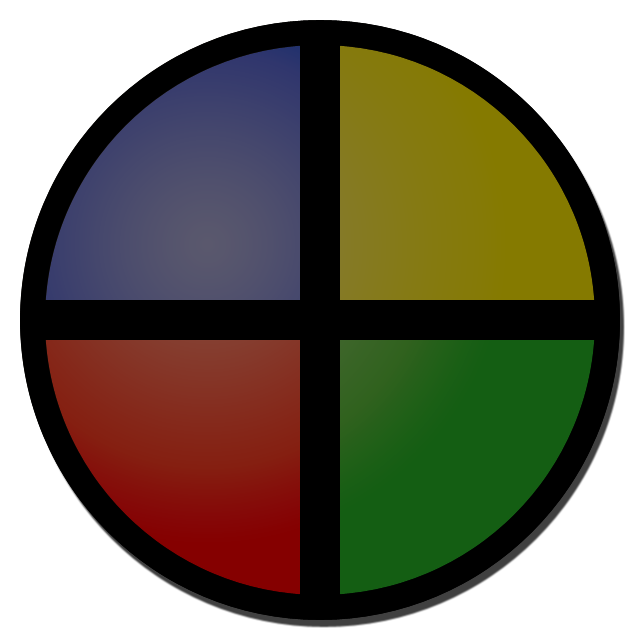
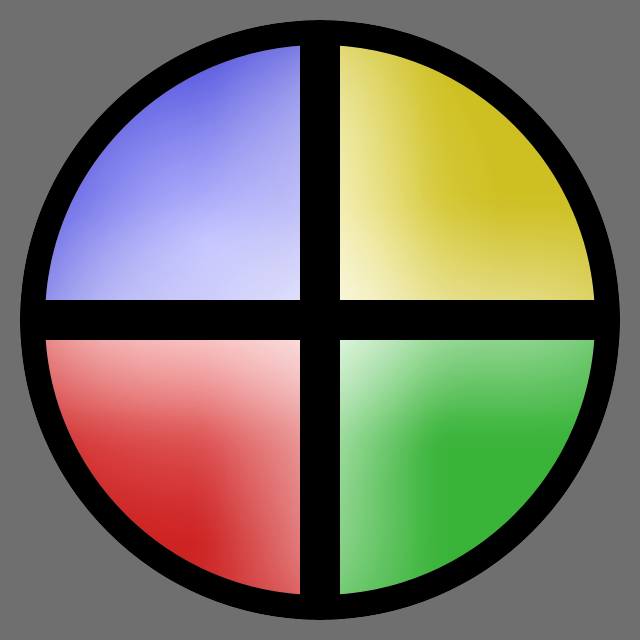
The second 640×640 image is a revision of the first. Changes to its layers:
added group "Group 2" (67%) with 4 layers above "Shape 1" over [45, 45, 595, 595]
moved "Shape 3 copy" into group "Group 2" over [45, 340, 300, 595]
moved "Shape 3" into group "Group 2" over [340, 340, 595, 595]
moved "Shape 3 copy 2" into group "Group 2" over [45, 45, 300, 300]
moved "Shape 3 copy 3" into group "Group 2" over [340, 45, 595, 300]
hid "Shape 1" over [20, 20, 620, 620]
added layer "bg" above "Layer 0" over [0, 0, 640, 640]
